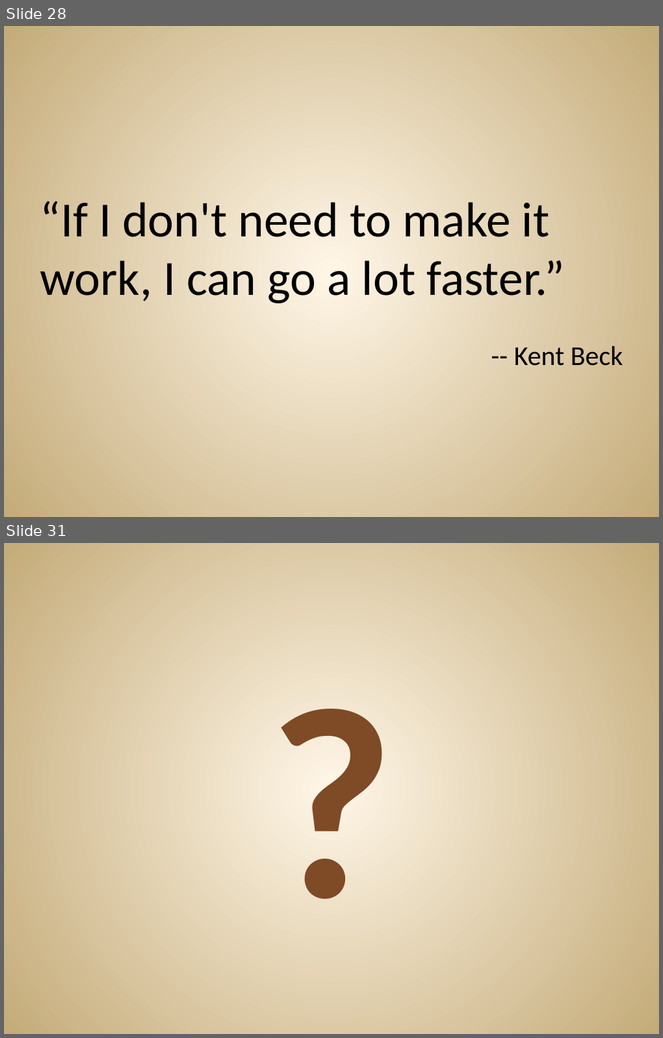
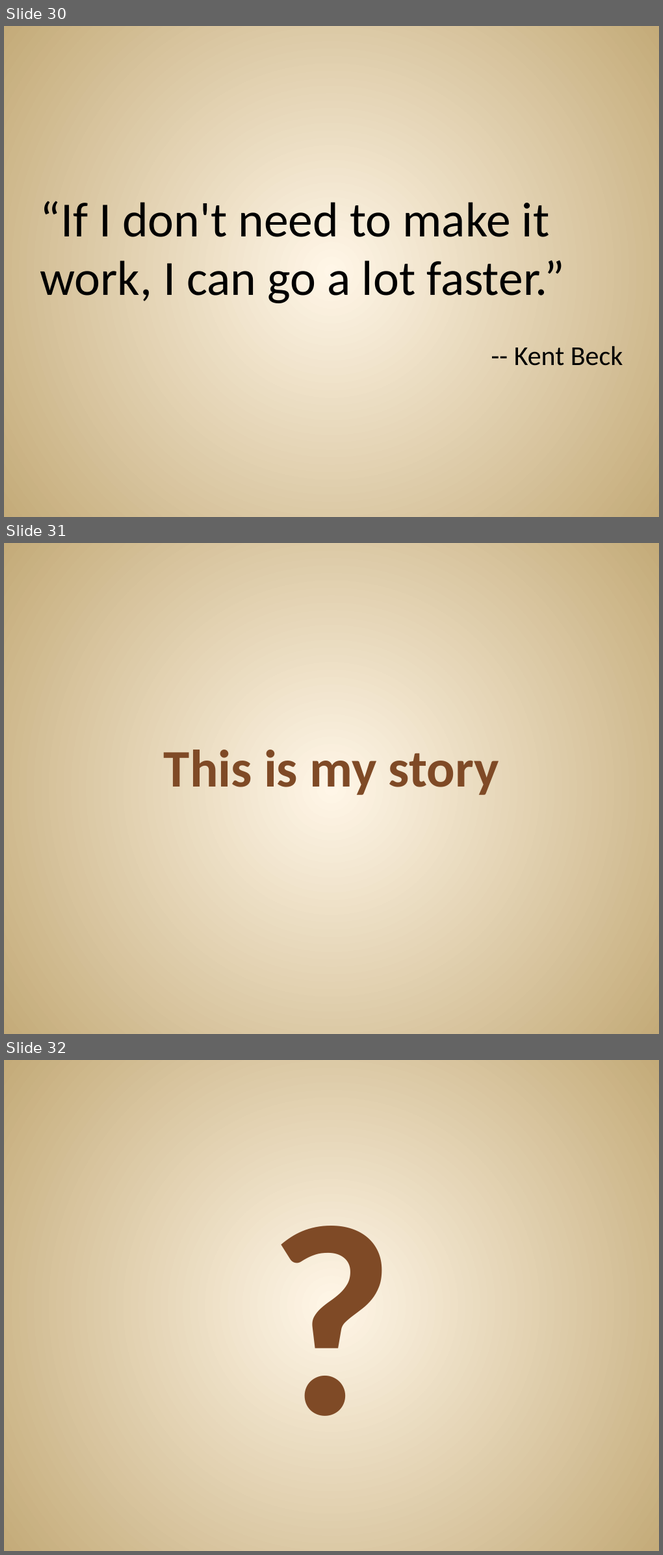
Before and after one commit to JonKruger/TDD-In-Action, a slide deck: TDD In Action.pptx. Shown one above the other, each under a label of ours: slides 28 and 31 before the commit, slides 30, 31 and 32 after it; the slides between them are not shown. The pictures are 663x1038 and 663x1555 pixels, drawn with LibreOffice and Linux fonts; fonts in the diff are those of the drawing. Boxes give left, top, right and bottom in pixels: in the first picture for what was removed or moved away, otherwise in the second. Text is boxed around its words. In the diff, an @@ line names an element or a change of style, - is before the commit and + after.

Commit message:
more slide changes

```diff
--- a/TDD In Action.pptx
+++ b/TDD In Action.pptx
@@ slide 31 added at box(4, 543, 659, 1034), background gradient #FFF7E8 to #C4AA7A @@
@@ title added at box(164, 750, 499, 795), 58 pt, text #804B26, bold @@
+This is my story
@@ what was slide 28 is now slide 30 @@
@@ what was slide 31 is now slide 32 @@
```
